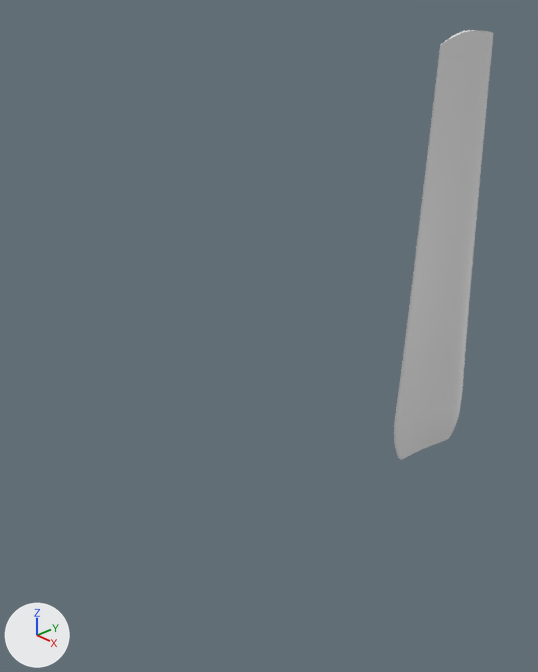
The Blender file wind_turbine/blades.blend: old version first, new version second.
The view is the same before and after, from a camera (50 mm lens) standing at (0.39, -0.538, 0.524) and looking at (-0.02, -0.159, 0.263). Every picture has the same lights, and +X, +Y and +Z are marked at lower left.

Before the edit, the objects in view are built like this:
```python
me_beziercurve_000 = bpy.data.meshes.new('BezierCurve.000')
me_beziercurve_000.from_pydata(...)  # 1950 vertices, 2021 faces; spans x -0.018..0.018, y -0.006..0.157, z 0.178..0.623
me_beziercurve_003 = bpy.data.meshes.new('BezierCurve.003')
me_beziercurve_003.from_pydata(...)  # 2550 vertices, 2621 faces; spans x -0.014..0.013, y 0.005..0.146, z 0.623..1.234
ob_beziercurve_002 = bpy.data.objects.new('BezierCurve.002', me_beziercurve_003)
ob_beziercurve_002.location = (0.0, 0.0, 0.0)
ob_beziercurve_002.scale = (0.702, 0.702, 0.397)
ob_beziercurve_003 = bpy.data.objects.new('BezierCurve.003', me_beziercurve_000)
ob_beziercurve_003.location = (0.0, 0.0, 0.0)
ob_beziercurve_003.scale = (0.702, 0.702, 0.397)
```
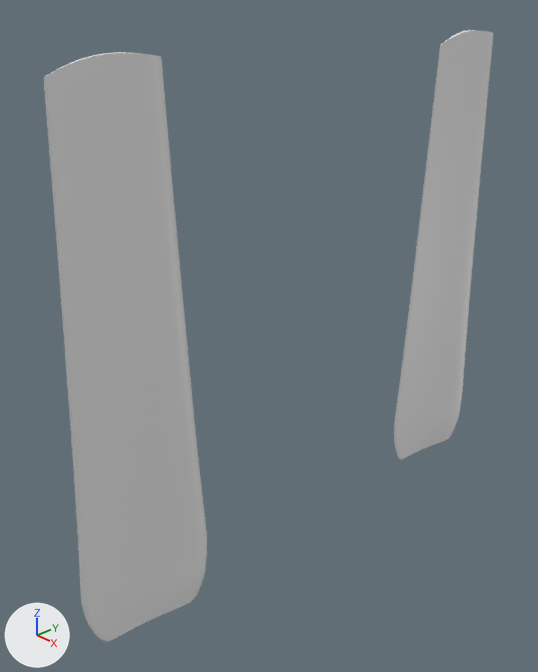
Commit message: add single-part version

Changed parts and their boxes (x1, y1, x2, y2) in the pictures (538 x 672 px):
'BezierCurve.005', added: after (44, 52, 207, 642)

Diff of the bpy script that builds the scene:
```diff
--- a/wind_turbine/blades.blend.py
+++ b/wind_turbine/blades.blend.py
@@ me_beziercurve_002 @@
+me_beziercurve_002.from_pydata(...)  # 4316 vertices, 4401 faces; spans x -0.018..0.018, y -0.006..0.157, z 0.178..1.234
@@ ob_beziercurve_005 @@
+ob_beziercurve_005 = bpy.data.objects.new('BezierCurve.005', me_beziercurve_002)
+ob_beziercurve_005.location = (0.0, -0.357, 0.0)
+ob_beziercurve_005.scale = (0.702, 0.702, 0.397)
```
